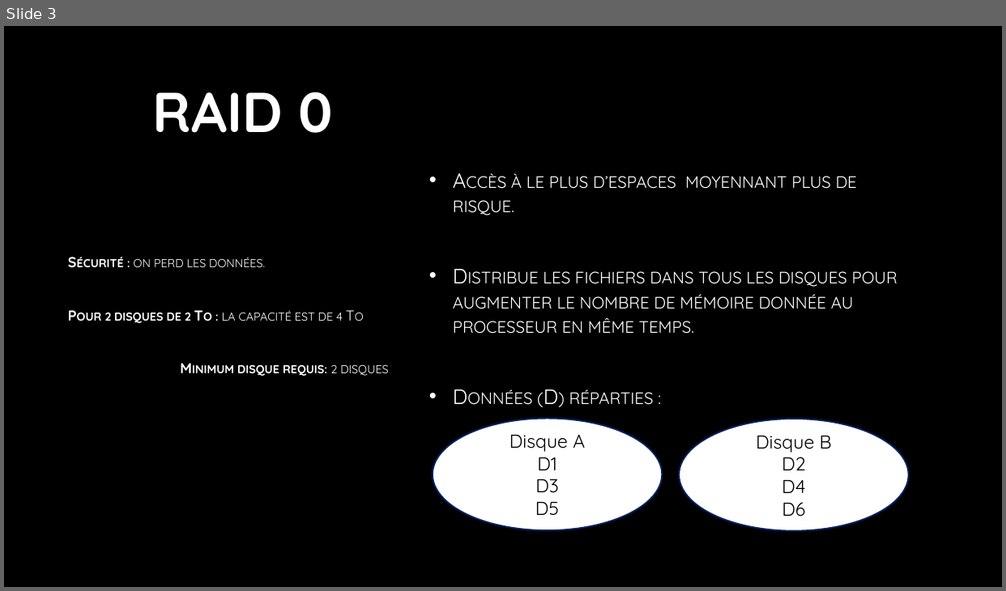
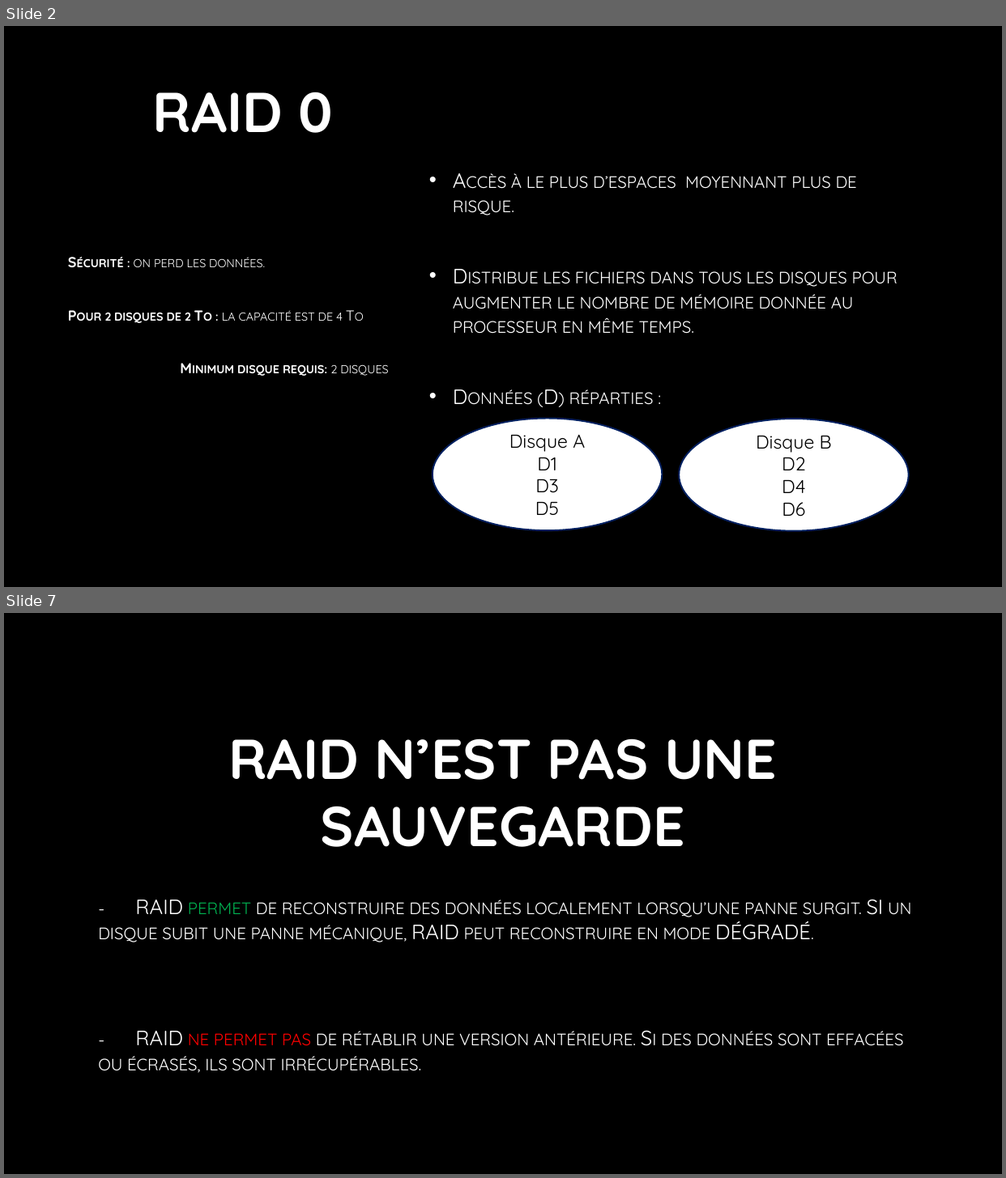
Before and after one commit to L0uigi/Cegep-2026-27, a slide deck: Outils et Materiels/Cartes éclair sur le RAID.pptx. Shown one above the other, each under a label of ours: slide 3 before the commit, slides 2 and 7 after it; the slides between them are not shown. The pictures are 1006x591 and 1006x1178 pixels, drawn with LibreOffice and Linux fonts; fonts in the diff are those of the drawing; background and template pictures are left out. Boxes give left, top, right and bottom in pixels: in the first picture for what was removed or moved away, otherwise in the second. Text is boxed around its words. In the diff, an @@ line names an element or a change of style, - is before the commit and + after.

```diff
--- a/Outils et Materiels/Cartes éclair sur le RAID.pptx
+++ b/Outils et Materiels/Cartes éclair sur le RAID.pptx
@@ slide 7 added at (4, 613, 1002, 1174), background picture (left out) @@
@@ title added at (228, 739, 777, 847), 54 pt, text gradient #FFFFFF to #A6A6A6, bold @@
+RAID N’EST PAS UNE SAUVEGARDE
@@ text added at (98, 899, 912, 1073), 20 pt, text gradient #FFFFFF to #BFBFBF, small capitals @@
+- RAID permet de reconstruire des données localement lorsqu’une panne surgit. SI un disque subit une panne mécanique, RAID peut reconstruire en mode DÉGRADÉ.
+- RAID ne permet pas de rétablir une version antérieure. Si des données sont effacées ou écrasés, ils sont irrécupérables.
@@ what was slide 3 is now slide 2 @@
```
Also in this commit, not shown: 3 slides changed, 2 other slides added, 5 slides removed, 1 other file.
